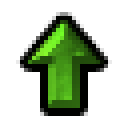
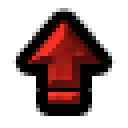
Layer changes from the first w=128, h=128 image to the second:
showed "OutgrownRed", painted on it over [24, 20, 104, 108]
hid "OutgrownGreen", painted on it over [24, 20, 104, 108]
